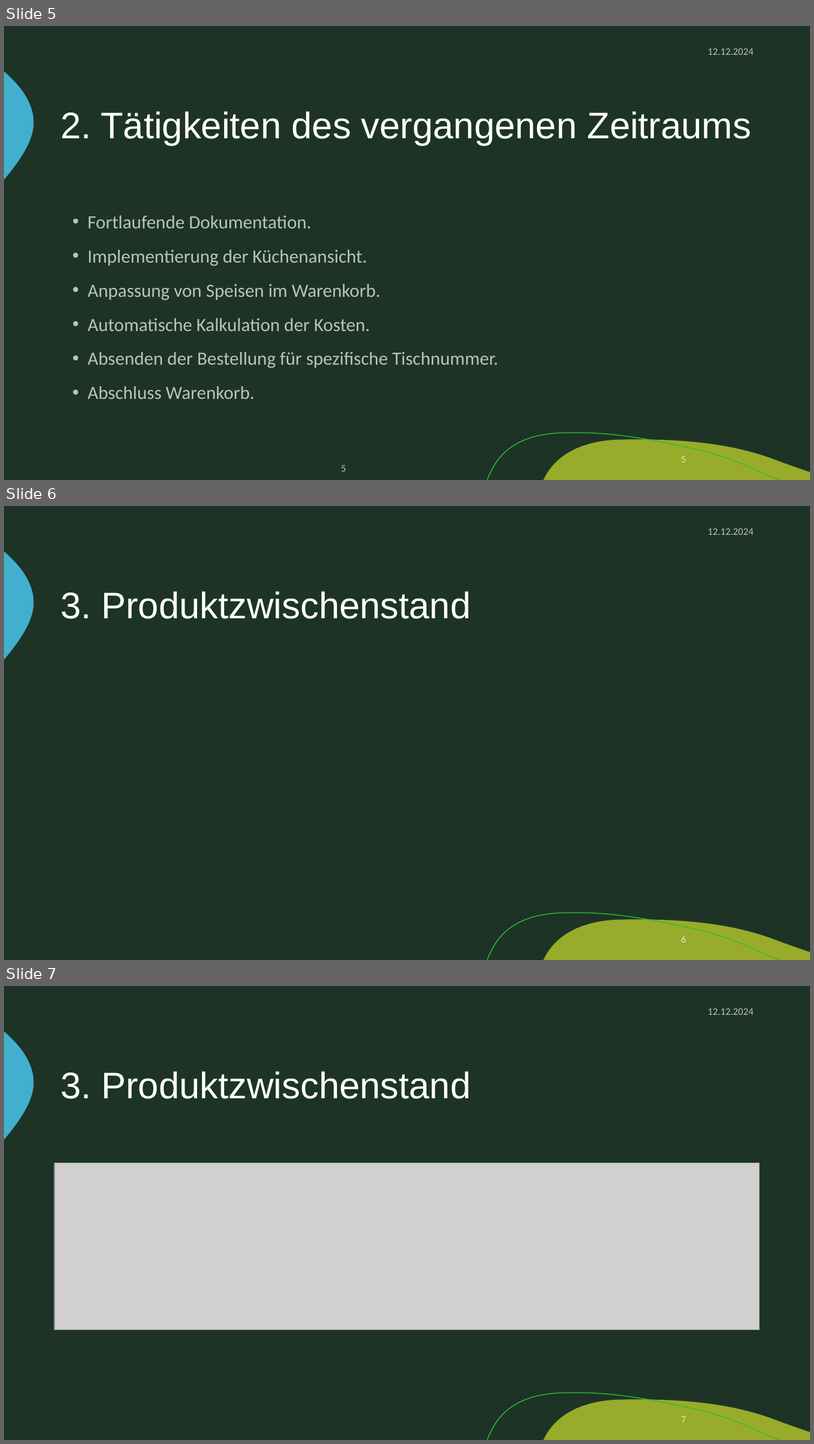
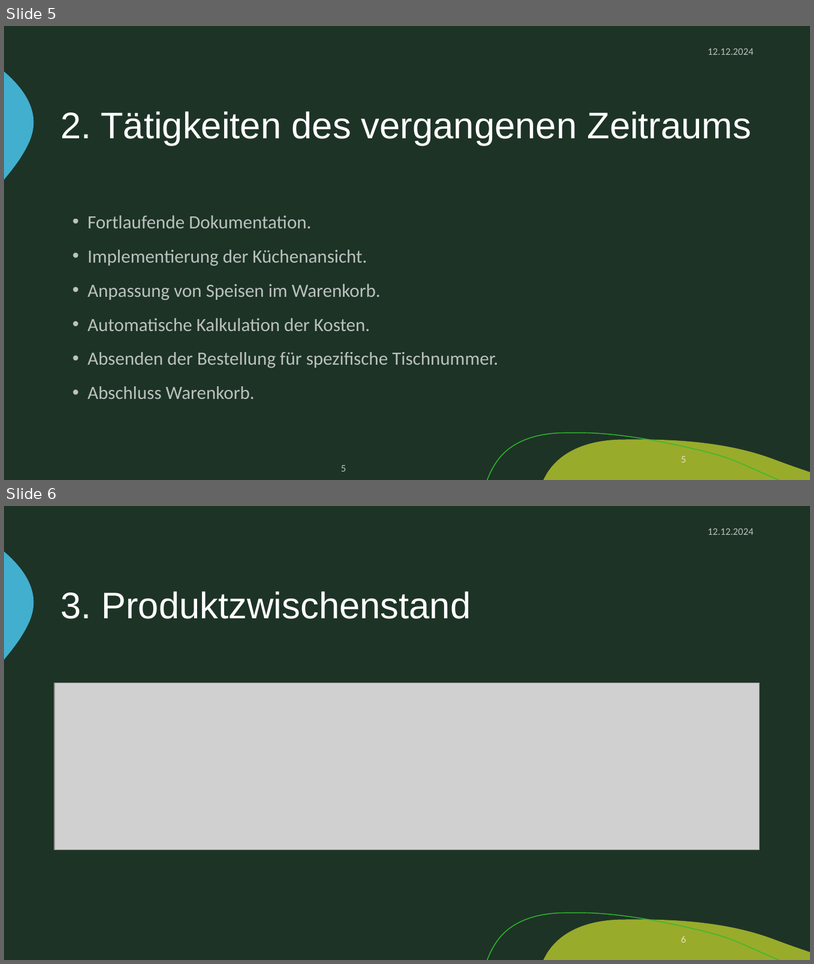
Before and after one commit to zIExpantion/ZumGelbenBach, a slide deck: Dokumente/Sprint-Backlog/Sprint-Backlog2.pptx. Shown one above the other, each under a label of ours: slides 5, 6 and 7 before the commit, slides 5 and 6 after it. The pictures are 814x1444 and 814x964 pixels, drawn with LibreOffice and Linux fonts; fonts in the diff are those of the drawing; grey boxes stand for pictures; background and template pictures are left out. Boxes give left, top, right and bottom in pixels: in the first picture for what was removed or moved away, otherwise in the second. Text is boxed around its words. In the diff, an @@ line names an element or a change of style, - is before the commit and + after.

```diff
--- a/Dokumente/Sprint-Backlog/Sprint-Backlog2.pptx
+++ b/Dokumente/Sprint-Backlog/Sprint-Backlog2.pptx
@@ slide 6 removed at <box>4,506,810,960</box>, background #1D3326; not listed: 3 template elements that a slide beside it also shows @@
@@ text removed at <box>708,528,753,535</box> @@
-12.12.2024
@@ title removed at <box>60,591,471,619</box> @@
-3. Produktzwischenstand
@@ page number removed at <box>681,936,686,942</box> @@
-6
@@ what was slide 7 is now slide 6 @@
@@ page number at <box>681,936,686,942</box>: text changed @@
-7
+6
```
